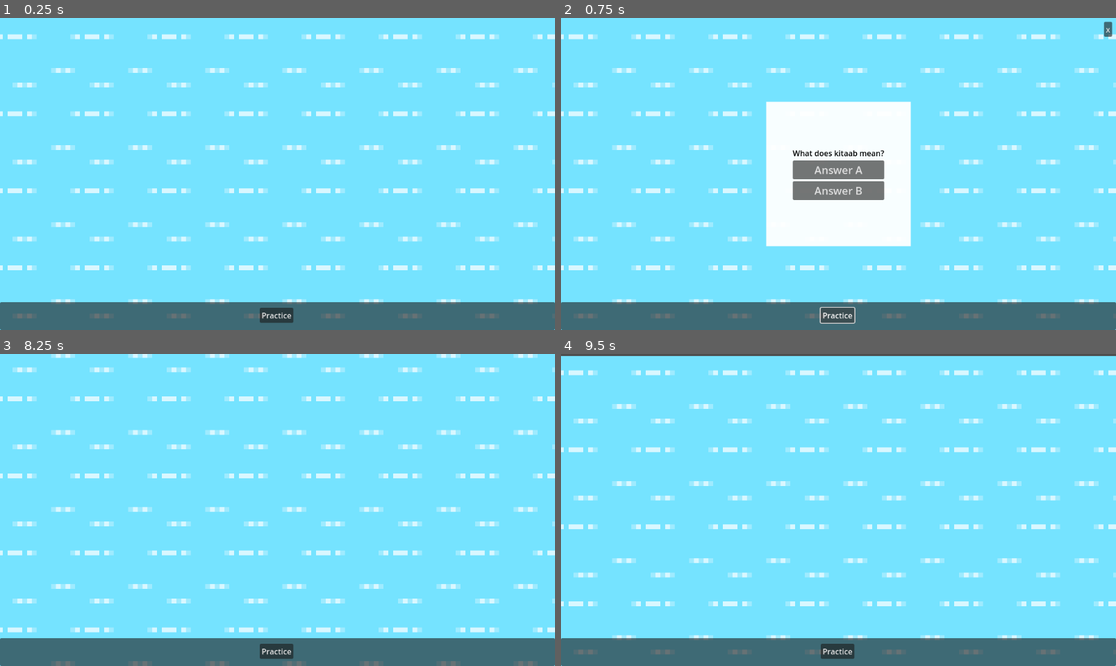
Above: before the commit, frames 1-4 (two rows, left to right).
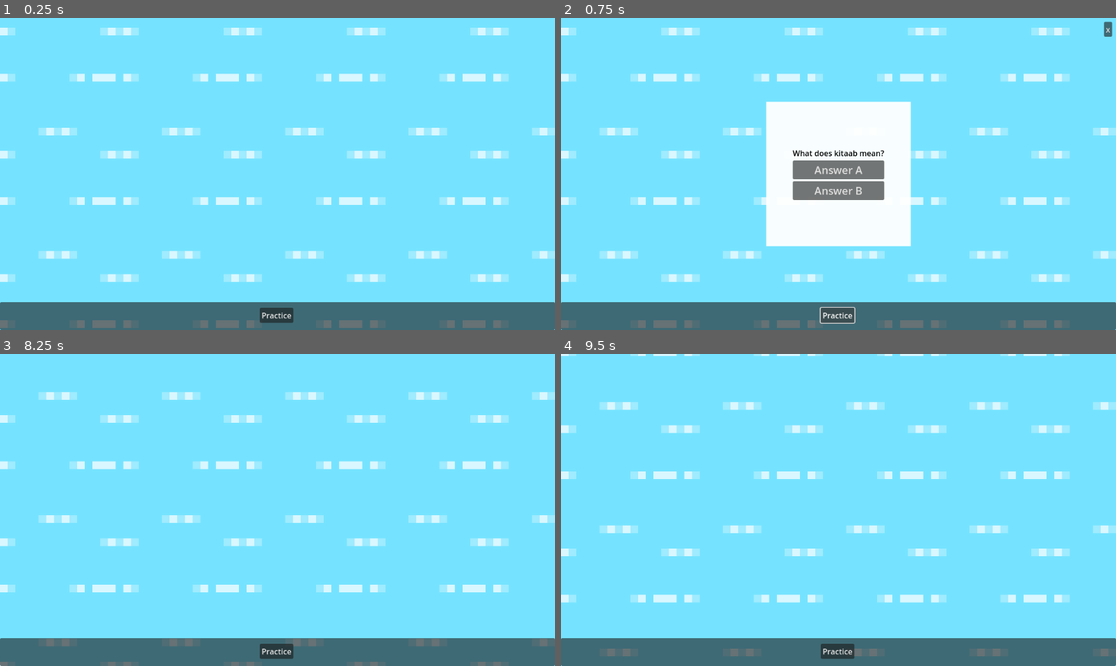
Above: after the commit, the same moments.

Repository: koljapluemer/vocab-city
Game: Godot game, scene res://scenes/Game.tscn
Two runs of this game, one before a commit and one after it. Both use one fixed random seed, a clock stepped at 60 frames per second and the inputs below.
Inputs (mouse positions are in pixels of both pictures, inside the frame that each line leads up to):
- Up to frame 1 (0.25 s): no input
- Up to frame 2 (0.75 s): click "Practice" at 0.5 s
- Up to frame 3 (8.25 s): click "Answer A" at 1.25 s; click "Answer B" at 2 s; click "Practice" at 2.75 s; click "Practice" at 3.5 s; click "Answer A" at 4.25 s; click "Answer B" at 5 s; click "Answer A" at 5.75 s; click "Answer B" at 6.5 s; click "x" at 7.25 s; tap Enter at 8 s; drag from (5, 394) to (5, 547) at 8.02 s
- Up to frame 4 (9.5 s): tap Space at 8.75 s; drag from (566, 394) to (566, 547) at 8.77 s

The runs differ from the first frame. In frame 1, 13% of the frame differs, in the area x 0-100%, y 3-100%; in frame 2, 11%; in frame 3, 12%; in frame 4, 12%.
Error in both runs: Modulo by zero error in operator '%'. (res://scripts/PracticeInterface.gd:43)

Commit message:
improve readability

Diff:
--- a/scenes/prefabs/Cell.tscn
+++ b/scenes/prefabs/Cell.tscn
@@ -4,18 +4,18 @@
 [ext_resource type="Texture2D" uid="uid://b44yy7y8ki3q4" path="res://assets/Kenney_Tiles/tile_0003.png" id="1_y67hv"]
 
 [sub_resource type="RectangleShape2D" id="RectangleShape2D_sy0xx"]
-size = Vector2(16, 16)
+size = Vector2(256, 256)
 
 [node name="Cell" type="Area2D"]
 texture_filter = 1
 script = ExtResource("1_paysm")
 
 [node name="Tile" type="Sprite2D" parent="."]
-position = Vector2(-8, -8)
+scale = Vector2(16, 16)
 texture = ExtResource("1_y67hv")
-centered = false
 
 [node name="CollisionShape2D" type="CollisionShape2D" parent="."]
+z_index = 11
 shape = SubResource("RectangleShape2D_sy0xx")
 
 [connection signal="mouse_entered" from="." to="." method="_on_mouse_entered"]
--- a/scenes/prefabs/MapText.tscn
+++ /dev/null
@@ -1,17 +0,0 @@
-[gd_scene format=3 uid="uid://b1v60xbttxfw8"]
-
-[node name="MapText" type="CenterContainer"]
-z_index = 15
-offset_right = 30.0
-offset_bottom = 23.0
-scale = Vector2(0.15, 0.15)
-use_top_left = true
-
-[node name="Label" type="Label" parent="."]
-layout_mode = 2
-theme_override_colors/font_color = Color(1, 1, 1, 1)
-theme_override_colors/font_shadow_color = Color(0.0745098, 0.0745098, 0.0745098, 1)
-text = "inset a word"
-horizontal_alignment = 1
-vertical_alignment = 1
-autowrap_mode = 2
--- /dev/null
+++ b/scenes/prefabs/Text.tscn
@@ -0,0 +1,20 @@
+[gd_scene format=3 uid="uid://dqac3r2fr63oq"]
+
+[node name="Text" type="RichTextLabel"]
+anchors_preset = 8
+anchor_left = 0.5
+anchor_top = 0.5
+anchor_right = 0.5
+anchor_bottom = 0.5
+offset_left = -128.0
+offset_top = -128.0
+offset_right = 128.0
+offset_bottom = 128.0
+grow_horizontal = 2
+grow_vertical = 2
+theme_override_colors/default_color = Color(1, 1, 1, 1)
+theme_override_colors/font_shadow_color = Color(0.0392157, 0.0392157, 0.0392157, 1)
+theme_override_font_sizes/normal_font_size = 48
+bbcode_enabled = true
+text = "[center]This is my centered text.[/center]"
+scroll_active = false
--- a/scripts/Camera2D.gd
+++ b/scripts/Camera2D.gd
@@ -1,11 +1,11 @@
 extends Camera2D
-var zoomSpeed: float = 0.04
+var zoomSpeed: float = 0.02
 var zoomMin: float = 0.001
-var zoomMax: float = 15.0
-var dragSensitivity: float = 2.0
+var zoomMax: float = 2.0
+var dragSensitivity: float = 1.0
 
 func _ready():
-	zoom = Vector2(10.0, 10.0)
+	zoom = Vector2(1.0, 1.0)
 
 func _input(event):
 	if event is InputEventMouseMotion and Input.is_mouse_button_pressed(MOUSE_BUTTON_LEFT):
--- a/scripts/Cell.gd
+++ b/scripts/Cell.gd
@@ -2,7 +2,7 @@
 extends Node2D
 
 static var prefabCell = load("res://scenes/prefabs/Cell.tscn")
-static var prefabMapText = load("res://scenes/prefabs/MapText.tscn")
+static var prefabMapText = load("res://scenes/prefabs/Text.tscn")
 
 static var textureEmpty = load("res://assets/Kenney_Tiles/tile_0000.png")
 static var textureEmptyActive = load("res://assets/Kenney_Tiles/tile_0002.png")
@@ -59,9 +59,9 @@
 			var mapText = prefabMapText.instantiate()
 			objects["mapText"] = mapText
 			node.add_child(mapText)
-		objects["mapText"].get_node("Label").set_text(_promptString)
+		objects["mapText"].set_text('[center]'+_promptString+'[/center]')
 		prompt = _promptString
-		objects["mapText"].get_node("Label").set("theme_override_font_sizes/font_size", 5)
+		#objects["mapText"].set("theme_override_font_sizes/font_size", 5)
 
 func set_state_none():
 	# means water
@@ -79,10 +79,10 @@
 		node.get_node("Tile").set_texture(textureVocabLevelThree)
 	# create label with target
 	var mapText = prefabMapText.instantiate()
-	mapText.get_node("Label").set_text(targetWord)
+	mapText.set_text('[center]'+_targetWord+'[/center]')
 	objects["mapText"] = mapText
 	prompt = ""
-	objects["mapText"].get_node("Label").set("theme_override_font_sizes/font_size", 15)
+	#objects["mapText"].set("theme_override_font_sizes/font_size", 15)
 	node.add_child(mapText)
 
 
@@ -117,14 +117,14 @@
 ## Hover
 
 func _on_mouse_entered():
-	# if vocab, show native word
+	# if vocab, show native word (TODO: seems broken)
 	if state == "vocab":
-		objects["mapText"].get_node("Label").set_text(nativeWord)
+		objects["mapText"].set_text('[center]'+nativeWord+'[/center]')
 
 func _on_mouse_exited():
 	# if vocab, show target word again
 	if state == "vocab":
-		objects["mapText"].get_node("Label").set_text(targetWord)
+		objects["mapText"].set_text('[center]'+targetWord+'[/center]')
 
 
 ## Scoring
--- a/scripts/Grid.gd
+++ b/scripts/Grid.gd
@@ -3,7 +3,7 @@
 
 # Setup
 
-static var cell_size: int = 16
+static var cell_size: int = 256
 
 var grid: Dictionary = {}
 var editModeActive = false
@@ -168,7 +168,6 @@
 		# sr
 		if "sr" in save_grid[cell]:
 			cell_inst.sr = save_grid[cell]["sr"]
-			print("found sr: ", cell_inst.sr)
 		# set the state of the cell
 		if save_grid[cell]["state"] == "empty":
 			var prompt = ""
Not shown, changed: doc/notes/Vocab City.md
